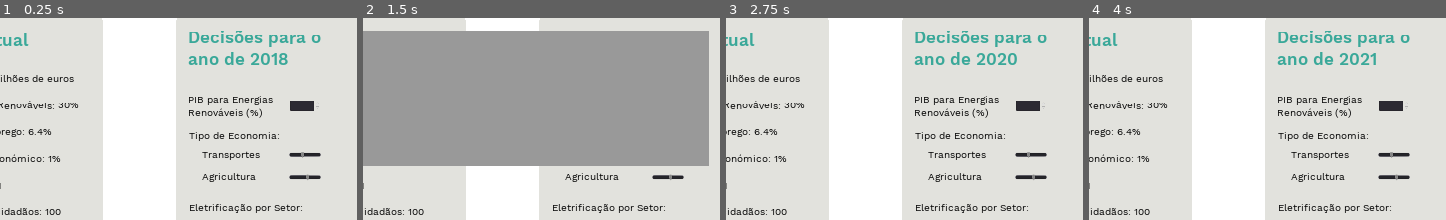
Above: before the commit, frames 1-4 (left to right).
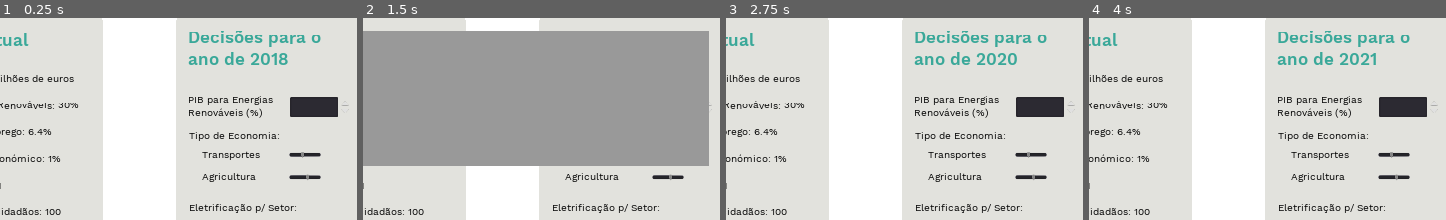
Above: after the commit, the same moments.

Repository: TiagoTaveira/ExergyX
Game: Godot game, scene res://Test.tscn
Same seed, same stepped clock (60 frames per second), same inputs: the game is played once before the commit and once after it.
Inputs:
- Up to frame 1 (0.25 s): no input
- Up to frame 2 (1.5 s): click "Enviar decisões" at 0.5 s; click "Histórico" at 1.25 s
- Up to frame 3 (2.75 s): click "Enviar decisões" at 2 s
- Up to frame 4 (4 s): click "Histórico" at 2.75 s; click "Enviar decisões" at 3.5 s
The pictures show only the part of the screen within x 13-63%, y 15-65%; the shares and areas given below are measured in that part.

The runs differ from the first frame. In frame 1, 1.2% of the frame differs, in the area x 73-98%, y 39-97%; in frame 2, 0.2%; in frame 3, 1.2%; in frame 4, 1.2%.

Commit message:
MInor changes

Diff:
--- a/Test.gd
+++ b/Test.gd
@@ -21,6 +21,7 @@
 	#get_node("AcceptDialog").popup_centered_ratio(0.20)
 	process_next_year()
 	get_node("AnoAtual").text = str(PlayerVariables.current_year)
+	get_node("EstadoAtual/HistText").text = "PIB: 197.5 mil milhões de euros\n\nPIB p/ Energias Renováveis: " + str(PlayerVariables.investment_renewables_percentage) + "%\n\nTaxa de desemprego: 6.4%\n\nCrescimento Económico: 1%\n\nEmissões: 70 MT\n\nFelicidade dos cidadãos: 100"
 
 	#####EXPERIMENTAL#####
 	get_node("GrafHistorico/Control/TestLine2D").add_point(Vector2(PlayerVariables.current_year-2000, PlayerVariables.final_year_utility))
@@ -49,7 +50,8 @@
 			red_style.corner_radius_top_right = 20
 			get_node("PopupPanel").set('custom_styles/panel', red_style)
 			get_node("PopupPanel/Control/WonLostText").text = "PERDEU!"
-		get_node("PopupPanel/Control/Results").text = "Felicidade: " + str(PlayerVariables.final_year_utility) + "\n" + "Objetivo: " + str(PlayerVariables.utility_goals) + "\n\n" + "Emisssões CO2: " + str(PlayerVariables.final_year_emissions) + " MT" + "\n" + "Objetivo: " + str(PlayerVariables.emission_goals) + " MT"
+		get_node("GridContainer2/RichTextLabel").text = "Resultados (Objetivos) " + str(PlayerVariables.final_year)
+		get_node("PopupPanel/Control/Results").text = "Felicidade dos Cidadãos: " + str(PlayerVariables.final_year_utility) + "\n" + "Objetivo: " + str(PlayerVariables.utility_goals) + "\n\n" + "Emissões CO2: " + str(PlayerVariables.final_year_emissions) + " MT" + "\n" + "Objetivo: " + str(PlayerVariables.emission_goals) + " MT"+ "\n\n" + "Crescimento Económico: " + str(PlayerVariables.final_year_economic_growth) + "%" + "\n" + "Objetivo: " + str(PlayerVariables.economic_growth_goals) + "%"
 		get_node("PopupPanel").popup_centered()
 
 func process_next_year():
--- a/Test.tscn
+++ b/Test.tscn
@@ -109,9 +109,10 @@
 
 [node name="PIBRenovaveis" type="SpinBox" parent="GridContainer"]
 margin_left = 272.553
-margin_top = 208.293
+margin_top = 200.293
 margin_right = 346.553
-margin_bottom = 232.293
+margin_bottom = 224.293
+rect_scale = Vector2( 2, 2 )
 value = 30.0
 rounded = true
 
@@ -161,7 +162,7 @@
 custom_fonts/bold_font = ExtResource( 7 )
 custom_fonts/normal_font = ExtResource( 6 )
 custom_colors/default_color = Color( 0, 0, 0, 1 )
-text = "Eletrificação por Setor:"
+text = "Eletrificação p/ Setor:"
 
 [node name="RichTextLabel3" type="RichTextLabel" parent="GridContainer"]
 margin_left = 62.0
@@ -195,20 +196,19 @@
 
 [node name="RichTextLabel6" type="RichTextLabel" parent="GridContainer"]
 margin_left = 62.2158
-margin_top = 537.0
+margin_top = 538.0
 margin_right = 284.216
-margin_bottom = 580.0
+margin_bottom = 581.0
 rect_pivot_offset = Vector2( 0, 21.7076 )
 custom_fonts/normal_font = ExtResource( 6 )
 custom_colors/default_color = Color( 0, 0, 0, 1 )
 text = "Setor 2"
 
 [node name="AcceptDialog" type="AcceptDialog" parent="."]
-visible = true
-margin_left = 2350.49
-margin_top = 499.375
-margin_right = 2711.49
-margin_bottom = 619.373
+margin_left = 2341.3
+margin_top = 723.66
+margin_right = 2702.3
+margin_bottom = 843.658
 size_flags_vertical = 9
 window_title = "Decisões Submetidas"
 dialog_text = "As decisões foram submetidas com sucesso,
@@ -376,33 +376,36 @@
 [node name="PopupPanel" type="PopupPanel" parent="."]
 visible = true
 light_mask = 3
-margin_left = 2038.41
-margin_top = 49.6472
-margin_right = 3226.41
-margin_bottom = 411.647
+margin_left = 2038.0
+margin_top = 50.0
+margin_right = 3226.0
+margin_bottom = 543.0
 custom_styles/panel = SubResource( 5 )
 
 [node name="Control" type="Control" parent="PopupPanel"]
 margin_right = 1188.0
-margin_bottom = 271.0
+margin_bottom = 493.0
 
 [node name="Results" type="RichTextLabel" parent="PopupPanel/Control"]
 margin_left = 67.0
-margin_top = 119.0
+margin_top = 128.0
 margin_right = 610.0
-margin_bottom = 351.0
+margin_bottom = 464.0
 custom_fonts/normal_font = ExtResource( 11 )
-text = "Utilidade: 100
+text = "Felicidade dos Cidadãos: 100
 Objetivo: 120
 
 Emissões CO2: 70 MT
-Objetivo: 35 MT"
+Objetivo: 35 MT
+
+Crescimento Económico: 1%
+Objetivo: 1%"
 
 [node name="WonLostText" type="RichTextLabel" parent="PopupPanel/Control"]
-margin_left = 707.031
-margin_top = 173.429
-margin_right = 1094.03
-margin_bottom = 360.429
+margin_left = 704.031
+margin_top = 233.429
+margin_right = 1091.03
+margin_bottom = 420.429
 custom_fonts/normal_font = ExtResource( 12 )
 text = "VENCEU!"
 
